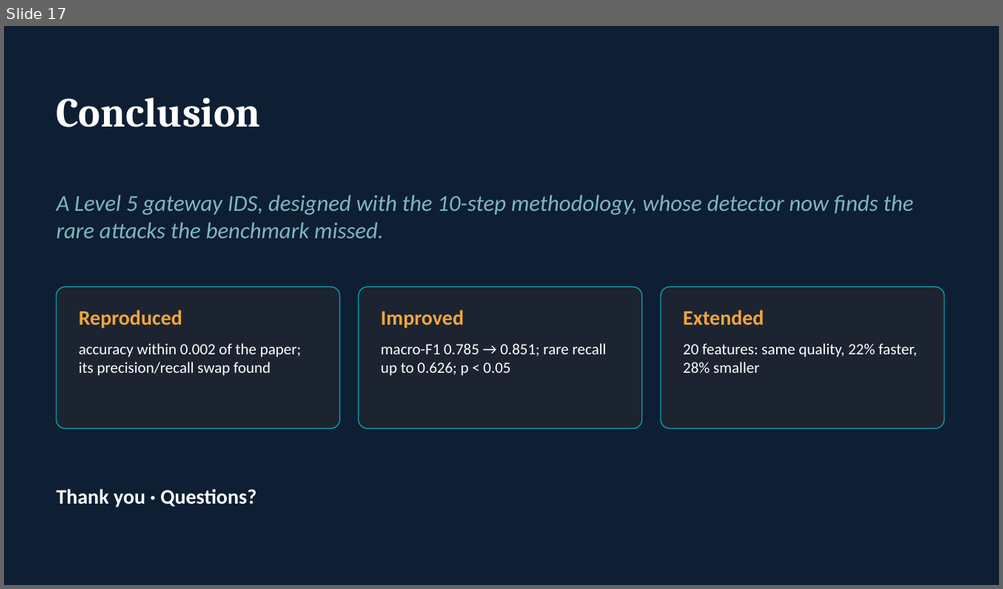
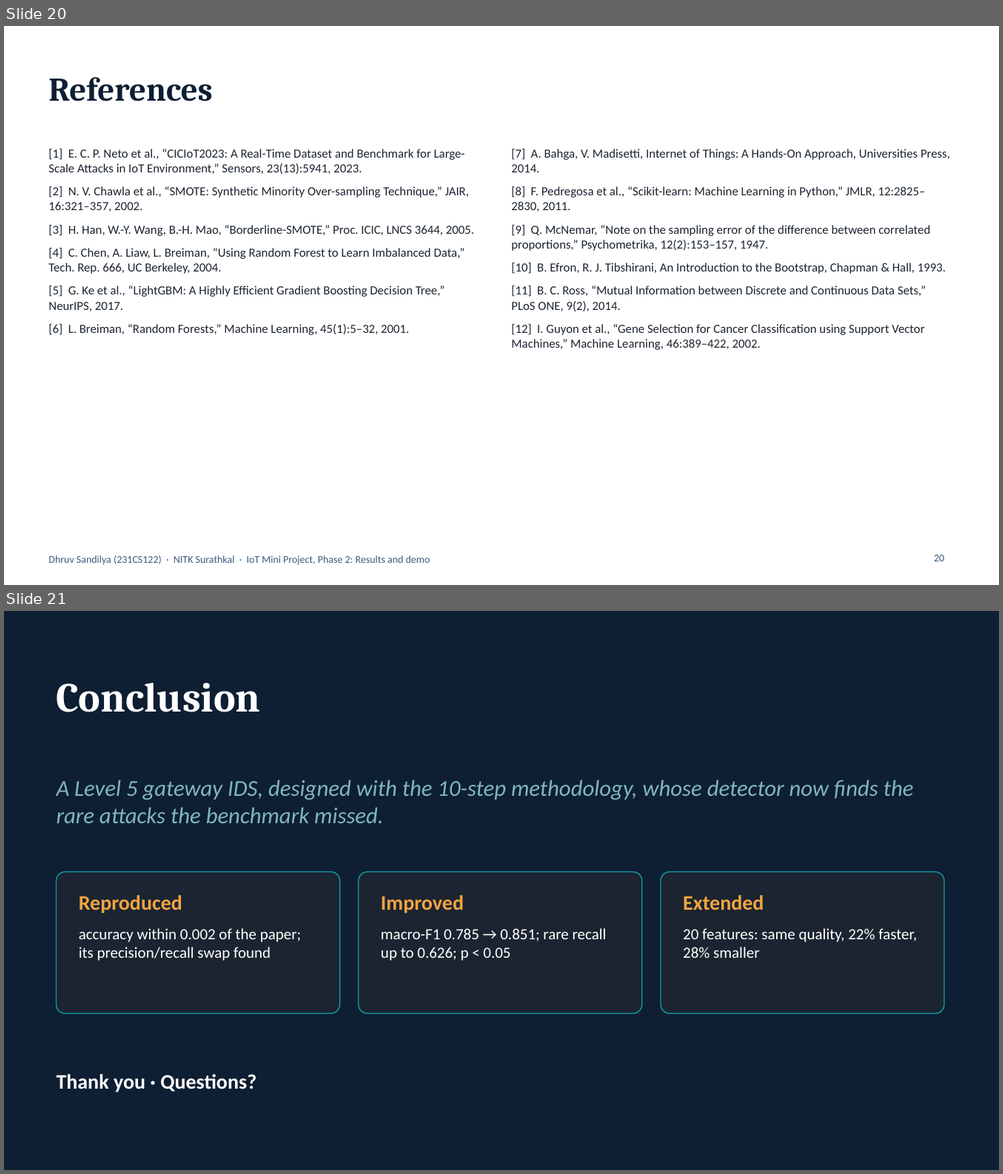
Before and after one commit to Dhruvsandilya0711/IoT_Mini_Project, a slide deck: slides/Phase2_Results.pptx. Shown one above the other, each under a label of ours: slide 17 before the commit, slides 20 and 21 after it. The pictures are 1003x589 and 1003x1174 pixels, drawn with LibreOffice and Linux fonts; fonts in the diff are those of the drawing. Boxes give left, top, right and bottom in pixels: in the first picture for what was removed or moved away, otherwise in the second. Text is boxed around its words. In the diff, an @@ line names an element or a change of style, - is before the commit and + after.

Commit message:
Rebuild both presentations and drop the Raspberry Pi wording
Phase 1 (proposal, 16 slides) and Phase 2 (results and demo, 21 slides)
now open with an NITK title slide and an outline, end with references,
and Phase 2 adds slides on how the experiments were run and on the live
demo. The report, its diagrams and both decks describe the gateway as a
generic device. notebooks/demo.ipynb runs the demo in Kaggle.

```diff
--- a/slides/Phase2_Results.pptx
+++ b/slides/Phase2_Results.pptx
@@ slide 20 added at [4, 26, 999, 585], background #FFFFFF @@
@@ title added at [48, 77, 212, 101], 32 pt, text #0E1E33, bold @@
+References
@@ text added at [48, 149, 474, 335], 12 pt, text #1B2430 @@
+[1] E. C. P. Neto et al., “CICIoT2023: A Real-Time Dataset and Benchmark for Large-Scale Attacks in IoT Environment,” Sensors, 23(13):5941, 2023.
+[2] N. V. Chawla et al., “SMOTE: Synthetic Minority Over-sampling Technique,” JAIR, 16:321–357, 2002.
+[3] H. Han, W.-Y. Wang, B.-H. Mao, “Borderline-SMOTE,” Proc. ICIC, LNCS 3644, 2005.
+[4] C. Chen, A. Liaw, L. Breiman, “Using Random Forest to Learn Imbalanced Data,” Tech. Rep. 666, UC Berkeley, 2004.
+[5] G. Ke et al., “LightGBM: A Highly Efficient Gradient Boosting Decision Tree,” NeurIPS, 2017.
+[6] L. Breiman, “Random Forests,” Machine Learning, 45(1):5–32, 2001.
@@ text added at [511, 149, 950, 350], 12 pt, text #1B2430 @@
+[7] A. Bahga, V. Madisetti, Internet of Things: A Hands-On Approach, Universities Press, 2014.
+[8] F. Pedregosa et al., “Scikit-learn: Machine Learning in Python,” JMLR, 12:2825–2830, 2011.
+[9] Q. McNemar, “Note on the sampling error of the difference between correlated proportions,” Psychometrika, 12(2):153–157, 1947.
+[10] B. Efron, R. J. Tibshirani, An Introduction to the Bootstrap, Chapman & Hall, 1993.
+[11] B. C. Ross, “Mutual Information between Discrete and Continuous Data Sets,” PLoS ONE, 9(2), 2014.
+[12] I. Guyon et al., “Gene Selection for Cancer Classification using Support Vector Machines,” Machine Learning, 46:389–422, 2002.
@@ text added at [48, 556, 430, 565], 10 pt, text #3D5A80 @@
+Dhruv Sandilya (231CS122) · NITK Surathkal · IoT Mini Project, Phase 2: Results and demo
@@ page number added at [933, 555, 944, 562], 10 pt, text #3D5A80 @@
+20
@@ what was slide 17 is now slide 21 @@
```
Also in this commit, not shown: 16 slides changed, 3 other slides added, 18 other files.
